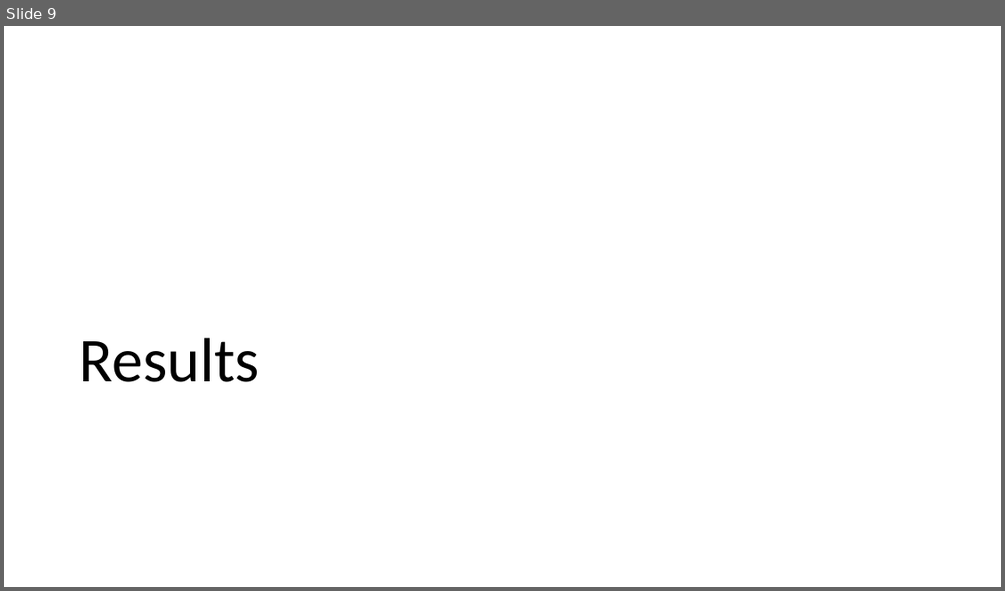
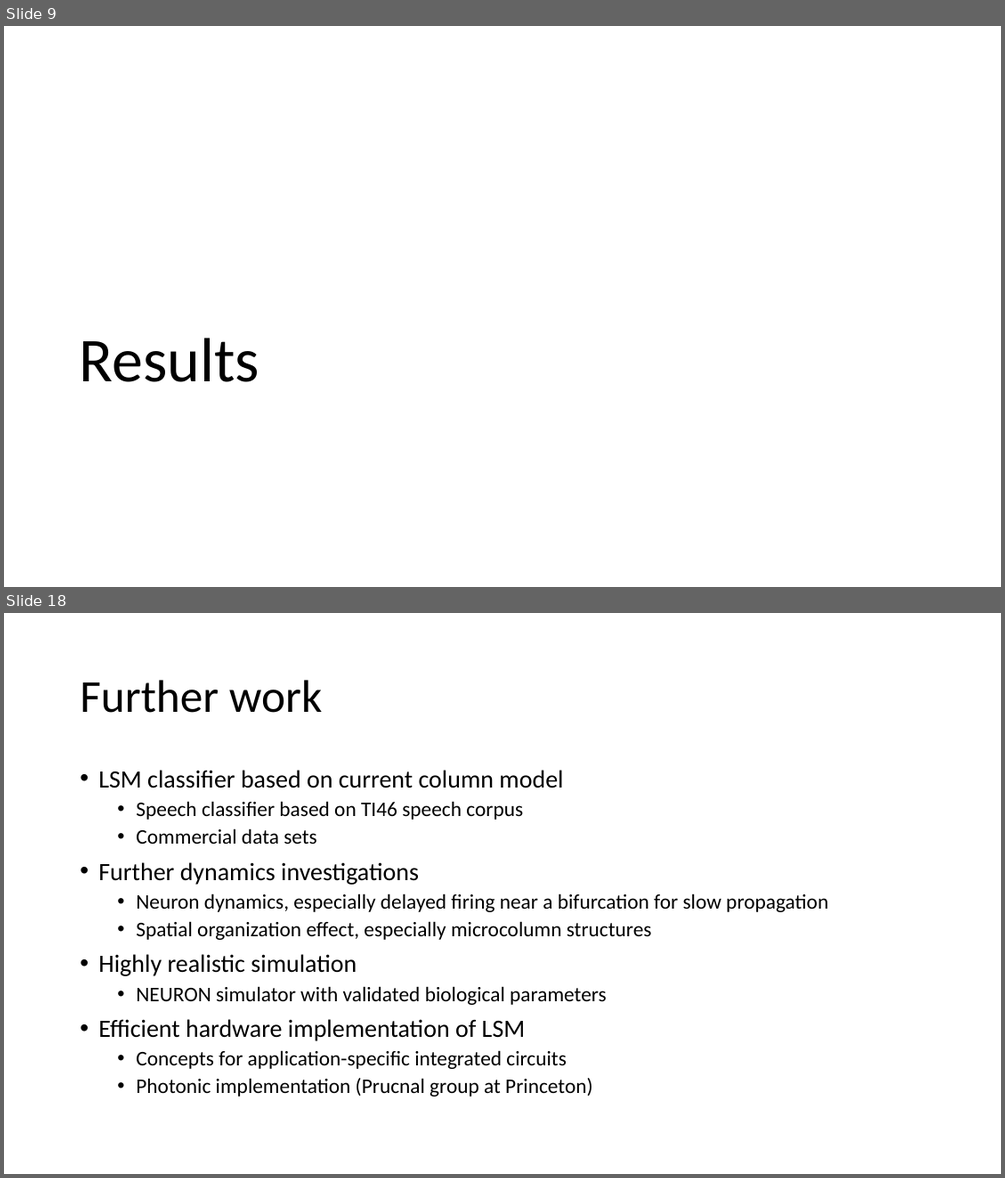
Before and after one commit to vbaker145/neuron, a slide deck: thesis/oral_qual/Oral Qual Presentation.pptx. Shown one above the other, each under a label of ours: slide 9 before the commit, slides 9 and 18 after it; the slides between them are not shown. The pictures are 1005x591 and 1005x1178 pixels, drawn with LibreOffice and Linux fonts; fonts in the diff are those of the drawing; background and template pictures are left out. Boxes give left, top, right and bottom in pixels: in the first picture for what was removed or moved away, otherwise in the second. Text is boxed around its words. In the diff, an @@ line names an element or a change of style, - is before the commit and + after.

```diff
--- a/thesis/oral_qual/Oral Qual Presentation.pptx
+++ b/thesis/oral_qual/Oral Qual Presentation.pptx
@@ slide 18 added at <box>4,613,1001,1174</box>, background #FFFFFF @@
@@ title added at <box>80,680,322,713</box>, 44 pt, text #000000 @@
+Further work
@@ text added at <box>98,770,828,1096</box>, 20 pt, text #000000 @@
+• LSM classifier based on current column model
+  • Speech classifier based on TI46 speech corpus
+  • Commercial data sets
+• Further dynamics investigations
+  • Neuron dynamics, especially delayed firing near a bifurcation for slow propagation
+  • Spatial organization effect, especially microcolumn structures
+• Highly realistic simulation
+  • NEURON simulator with validated biological parameters
+• Efficient hardware implementation of LSM
+  • Concepts for application-specific integrated circuits
+  • Photonic implementation (Prucnal group at Princeton)
```
Also in this commit, not shown: 4 slides changed, 9 other slides added, 2 slides removed, 10 other files.
